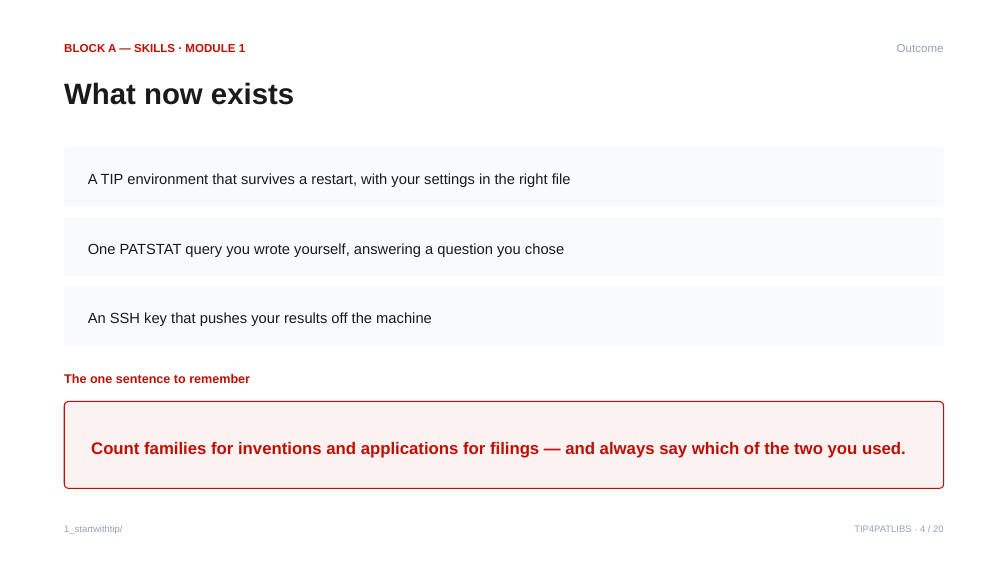
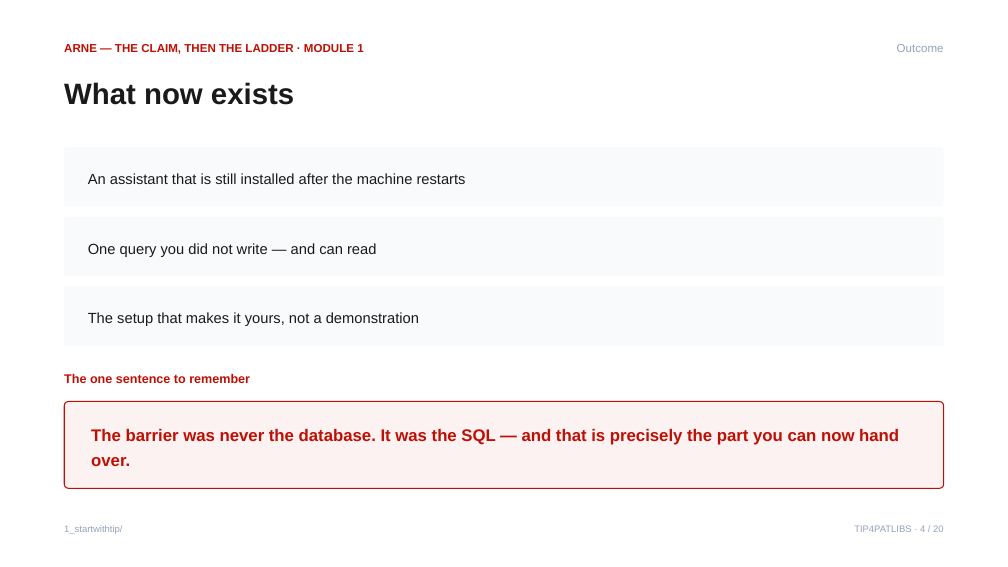
Before and after one commit to mtcberlin/epo-tip4patlibs, a slide deck: slide 4 of 9_documentation/course/TIP4PATLIBS_workshop.pptx. Drawn at 1008x567 pixels with LibreOffice and Linux fonts; fonts in the diff are those of the drawing. Boxes give left, top, right and bottom in pixels: in the first picture for what was removed or moved away, otherwise in the second. Text is boxed around its words. In the diff, an @@ line names an element or a change of style, - is before the commit and + after.

Commit message:
Warsaw workshop: recut to 90 minutes around one claim (#24)

```diff
--- a/9_documentation/course/TIP4PATLIBS_workshop.pptx
+++ b/9_documentation/course/TIP4PATLIBS_workshop.pptx
@@ text at <box>64,44,363,54</box>: text changed @@
-BLOCK A — SKILLS · MODULE 1
+ARNE — THE CLAIM, THEN THE LADDER · MODULE 1
@@ text in rounded rectangle at <box>88,173,466,184</box>: text changed @@
-A TIP environment that survives a restart, with your settings in the right file
+An assistant that is still installed after the machine restarts
@@ text in rounded rectangle at <box>88,243,376,257</box>: text changed @@
-One PATSTAT query you wrote yourself, answering a question you chose
+One query you did not write — and can read
@@ text in rounded rectangle at <box>88,312,419,326</box>: text changed @@
-An SSH key that pushes your results off the machine
+The setup that makes it yours, not a demonstration
@@ text in rounded rectangle at <box>91,429,899,466</box>: text changed @@
-Count families for inventions and applications for filings — and always say which of the two you used.
+The barrier was never the database. It was the SQL — and that is precisely the part you can now hand over.
```
Also in this commit, not shown: 19 other slides changed, 16 other files.
